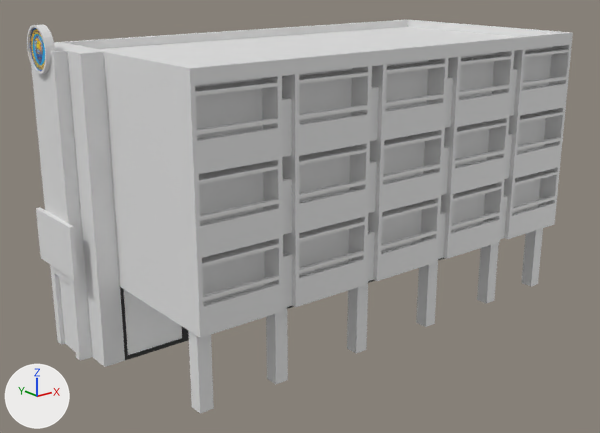
What one commit did to the glTF model src/assets/3d/building1.glb.
The view is the same before and after, from a camera (50 mm lens) standing at (-8.55, -13.49, 6.14) and looking at (3.71, 1.85, 0.01). Lighting does not change. The marker at lower left points along +X, +Y and +Z. Where no turn or scale is listed for an object, it has been applied to the vertices. Vertices at the same position are counted once.

Script lines for the objects in view, before the commit:
```python
mat_glass = principled_material('Glass')
mat_glass.base_color = (1.0, 1.0, 1.0)  # white #ffffff
mat_glass.metallic = 1.0
mat_glass.roughness = 1.0
me_cube = bpy.data.meshes.new('Cube')
me_cube.from_pydata(...)  # 1864 vertices, 4296 faces; spans x -2.16..9.12, y -0.2..1.8, z -0.56..4.24
me_cube_001 = bpy.data.meshes.new('Cube.001')
me_cube_001.from_pydata(...)  # 86 vertices, 164 faces; spans x -3.06..-2.16, y 3.1..5.6, z -2.36..4.54
me_cube_002 = bpy.data.meshes.new('Cube.002')
me_cube_002.from_pydata(...)  # 128 vertices, 222 faces; spans x -3.06..-2.86, y 3.85..4.85, z 4.04..5.04
me_cube_004 = bpy.data.meshes.new('Cube.004')
me_cube_004.from_pydata(...)  # 48 vertices, 72 faces; spans x -2.06..9.02, y 0.08..0.4, z -2.36..-0.56
me_cube_005 = bpy.data.meshes.new('Cube.005')
me_cube_005.from_pydata(...)  # 72 vertices, 126 faces; spans x -2.16..9.12, y 3.1..3.15, z -2.36..-0.56
# faces by material slot: [14, 112]
me_cube_005.materials.append(mat_glass)  # white #ffffff
me_cube_005.materials.append(mat_windowframe)  # black #2c2c2c
me_cube_006 = bpy.data.meshes.new('Cube.006')
me_cube_006.from_pydata(...)  # 34 vertices, 62 faces; spans x -2.16..9.12, y -0.2..5.6, z -2.36..4.54
ob_back = bpy.data.objects.new('Back', me_cube_006)
ob_back.location = (1.16, -0.8, -0.24)
ob_backglass = bpy.data.objects.new('BackGlass', me_cube_005)
ob_backglass.location = (1.16, -0.8, -0.24)
ob_extra = bpy.data.objects.new('Extra', me_cube_001)
ob_extra.location = (1.16, -0.8, -0.24)
ob_front = bpy.data.objects.new('Front', me_cube)
ob_front.location = (1.16, -0.8, -0.24)
ob_logo = bpy.data.objects.new('Logo', me_cube_002)
ob_logo.location = (1.16, -0.8, -0.24)
ob_pillar = bpy.data.objects.new('Pillar', me_cube_004)
ob_pillar.location = (1.16, -0.8, -0.24)
```
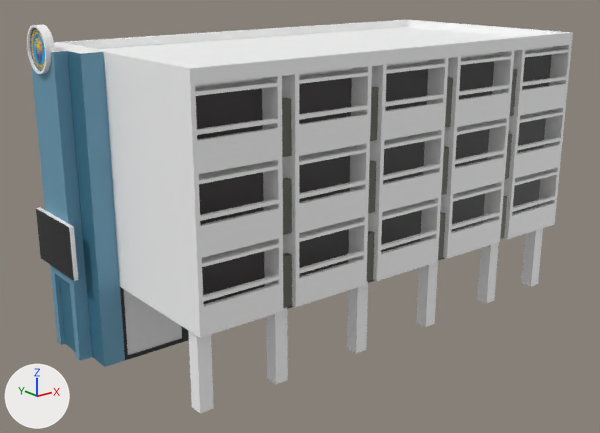
The newer file is also turned or shifted as a whole; pictures and numbers use the older file's frame.

Boxes (x1, y1, x2, y2) around the edits, measured in the pictures (600 x 433 px):
'Back', recoloured
    both: (54, 20, 573, 305)
'Pillar', recoloured
    both: (188, 228, 543, 414)
'BackGlass', surface changed, recoloured
    both: (120, 258, 445, 360)
'Logo', recoloured (grey to white)
    both: (27, 24, 55, 74)
part 1 of me_cube, recoloured
    both: (135, 45, 572, 338)
part 2 of me_cube, recoloured (grey to black)
    both: (196, 54, 552, 304)
part 3 of me_cube, recoloured
    both: (282, 69, 517, 308)
part 4 of me_cube_001, recoloured
    both: (36, 43, 102, 281)
part 5 of me_cube_001, recoloured (grey to blue)
    both: (31, 51, 125, 367)
part 6 of me_cube_001, recoloured (grey to blue)
    both: (59, 51, 105, 367)
part 7 of me_cube_001, recoloured (grey to black)
    both: (36, 209, 74, 281)

Diff of the bpy script that builds the scene:
```diff
--- a/src/assets/3d/building1.glb.py
+++ b/src/assets/3d/building1.glb.py
@@ mat_glass @@
 mat_glass = principled_material('Glass')
-mat_glass.base_color = (1.0, 1.0, 1.0)  # white #ffffff
+mat_glass.base_color = (0.8, 0.8, 0.8)  # white #e7e7e7
 mat_glass.metallic = 1.0
-mat_glass.roughness = 1.0
+mat_glass.roughness = 0.0
@@ mat_material_001 @@
+mat_material_001 = principled_material('Material.001')
+mat_material_001.base_color = (1.0, 1.0, 1.0)  # white #ffffff
@@ mat_tv @@
+mat_tv = principled_material('TV')
+mat_tv.base_color = (0.0, 0.0, 0.0)  # black #000000
+mat_tv.roughness = 0.25
@@ mat_material_004 @@
+mat_material_004 = principled_material('Material.004')
+mat_material_004.base_color = (0.0437, 0.171, 0.258)  # blue #3b738b
@@ mat_material_003 @@
+mat_material_003 = principled_material('Material.003')
+mat_material_003.base_color = (0.147, 0.347, 0.485)  # blue #6b9fb9
@@ mat_material_002 @@
+mat_material_002 = principled_material('Material.002')
+mat_material_002.base_color = (0.122, 0.122, 0.0976)  # dark grey #626258
@@ mat_material_006 @@
+mat_material_006 = principled_material('Material.006')
+mat_material_006.base_color = (0.0437, 0.0382, 0.0395)  # black #3b3738
@@ me_cube @@
 me_cube.from_pydata(...)  # 1864 vertices, 4296 faces; spans x -2.16..9.12, y -0.2..1.8, z -0.56..4.24
 # used by ob_front; location = (1.16, -0.8, -0.24)
+# me_cube part 1: 3960 faces spanning x -2.16..9.12, y -0.2..1.8, z -0.56..4.24 switch from no material to mat_material_001 (white #ffffff)
+# me_cube part 2: 240 faces spanning x -2.06..9.02, y 0.3, z -0.35..4.05 switch from no material to mat_material_006 (black #3b3738)
+# me_cube part 3: 96 faces spanning x -0.16..7.12, y -0.08..0.08, z -0.56..3.76 switch from no material to mat_material_002 (dark grey #626258)
@@ me_cube_004 @@
 me_cube_004.from_pydata(...)  # 48 vertices, 72 faces; spans x -2.06..9.02, y 0.08..0.4, z -2.36..-0.56
+me_cube_004.materials.append(mat_material_001)  # white #ffffff
@@ me_cube_006 @@
 me_cube_006.from_pydata(...)  # 34 vertices, 62 faces; spans x -2.16..9.12, y -0.2..5.6, z -2.36..4.54
+me_cube_006.materials.append(mat_material_001)  # white #ffffff
@@ me_cube_001 @@
 me_cube_001.from_pydata(...)  # 86 vertices, 164 faces; spans x -3.06..-2.16, y 3.1..5.6, z -2.36..4.54
 # used by ob_extra; location = (1.16, -0.8, -0.24)
+# me_cube_001 part 4: 28 faces spanning x -3.06..-2.16, y 3.1..5.6, z -0.31..4.54 switch from no material to mat_material_001 (white #ffffff)
+# me_cube_001 part 5: 116 faces spanning x -2.96..-2.16, y 3.1..5.6, z -2.36..4.54 switch from no material to mat_material_003 (blue #6b9fb9)
+# me_cube_001 part 6: 18 faces spanning x -2.86..-2.66, y 3.1..5.6, z -2.36..4.54 switch from no material to mat_material_004 (blue #3b738b)
+# me_cube_001 part 7: 2 faces spanning x -3.06, y 3.44..5.26, z -0.31..0.91 switch from no material to mat_tv (black #000000)
@@ me_cube_002 @@
 me_cube_002.from_pydata(...)  # 128 vertices, 222 faces; spans x -3.06..-2.86, y 3.85..4.85, z 4.04..5.04
+me_cube_002.materials.append(mat_material_001)  # white #ffffff
```
